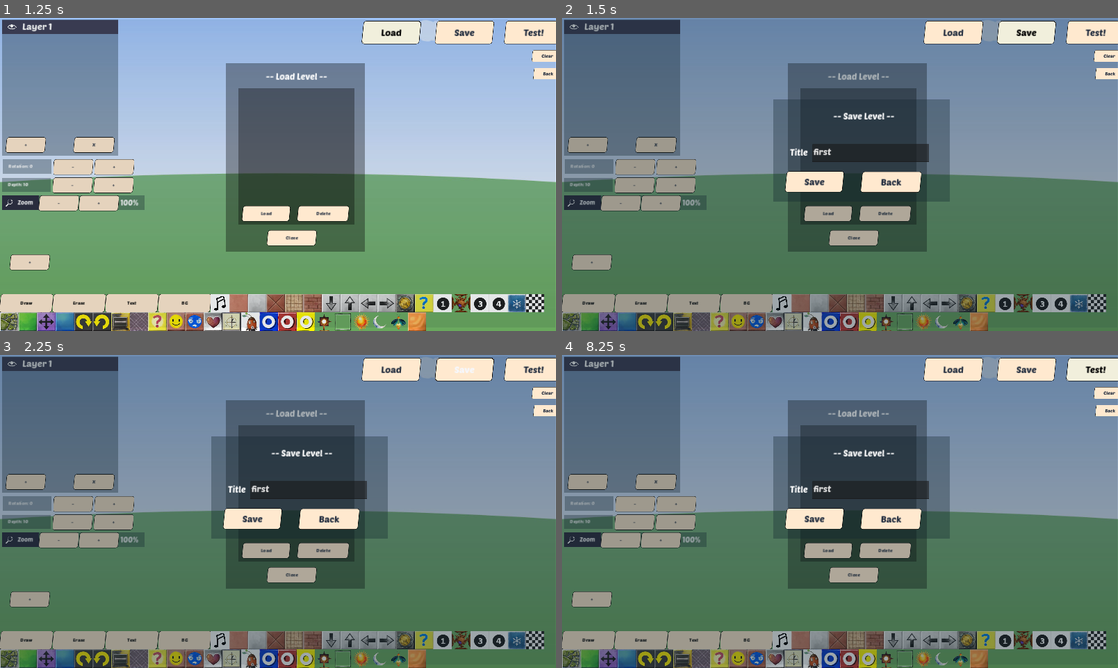
Above: before the commit, frames 1-4 (two rows, left to right).
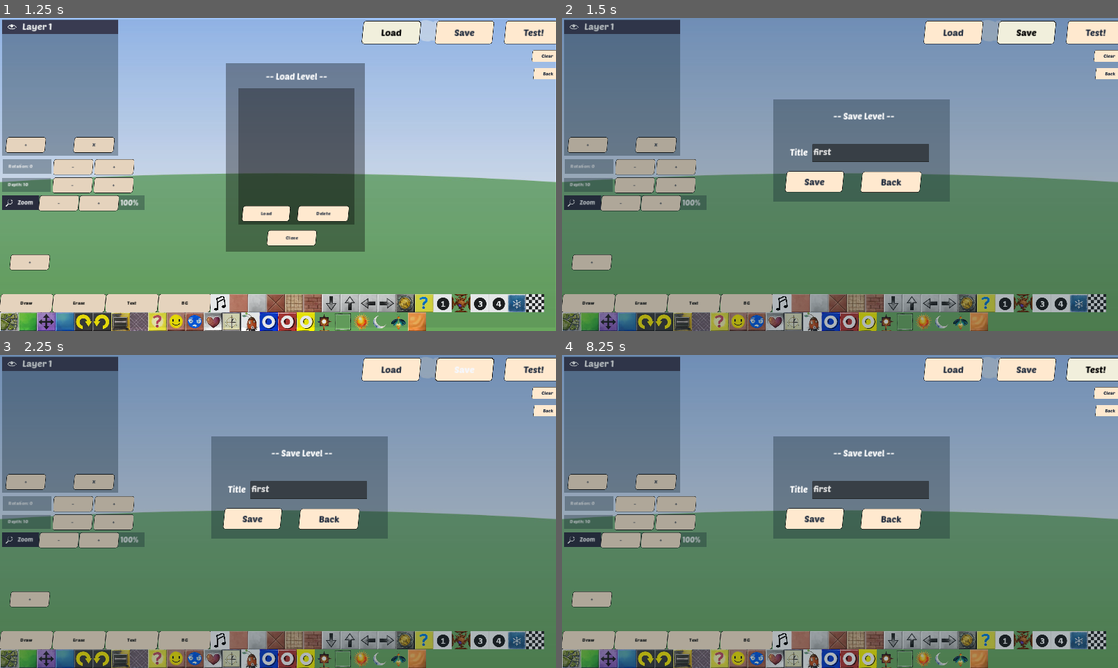
Above: after the commit, the same moments.

Repository: jacob-grahn/platform-racing-4
Game: Godot game, scene res://pages/editor/Editor.tscn
Same seed, same stepped clock (60 frames per second), same inputs: the game is played once before the commit and once after it. This scene is started directly instead of the project's main scene.
Inputs (mouse positions are in pixels of both pictures, inside the frame that each line leads up to):
- Up to frame 1 (1.25 s): click "Load" at 0.5 s
- Up to frame 2 (1.5 s): click "Save" at 1.25 s
- Up to frame 3 (2.25 s): click "Draw" at 2 s
- Up to frame 4 (8.25 s): click "Text" at 2.75 s; click "BG" at 3.5 s; click "Noodletown 4 Remake by Damon …" at 4.25 s; click (623, 364) at 5 s; click "+" at 5.75 s; click "-" at 6.5 s; click "+" at 7.25 s; click "Test!" at 8 s

Frame 1 is identical in both runs. In frame 2, 13% of the frame differs, in the area x 40-66%, y 14-75%; in frame 3, 13%; in frame 4, 13%.
Error in both runs: Attempt to call function 'set_scene' in base 'null instance' on a null instance. (res://singletons/helpers/Helpers.gd:80)

Commit message:
Close open/load panel when the other is opened

Diff:
--- a/client/pages/editor/Editor.gd
+++ b/client/pages/editor/Editor.gd
@@ -54,10 +54,12 @@
 	Helpers.set_scene("TITLE")
 
 func _on_load_pressed():
+	save_panel.close()
 	load_panel.initialize()
 
 func _on_save_pressed():
 	Editor.current_level = level_encoder.encode()
+	load_panel.close()
 	save_panel.initialize(Editor.current_level)
 
 func _on_test_pressed():
--- a/client/pages/editor/load_panel/LoadPanel.gd
+++ b/client/pages/editor/load_panel/LoadPanel.gd
@@ -21,6 +21,9 @@
 func initialize() -> void:
 	render()
 	self.visible = true
+
+func close() -> void:
+	self.visible = false
 
 func render() -> void:
 	clear()
--- a/client/pages/editor/save_panel/save_panel.gd
+++ b/client/pages/editor/save_panel/save_panel.gd
@@ -18,6 +18,9 @@
 		_save_pressed(current_level)
 	)
 
+func close() -> void:
+	self.visible = false
+
 func _back_pressed():
 	self.visible = false
 
